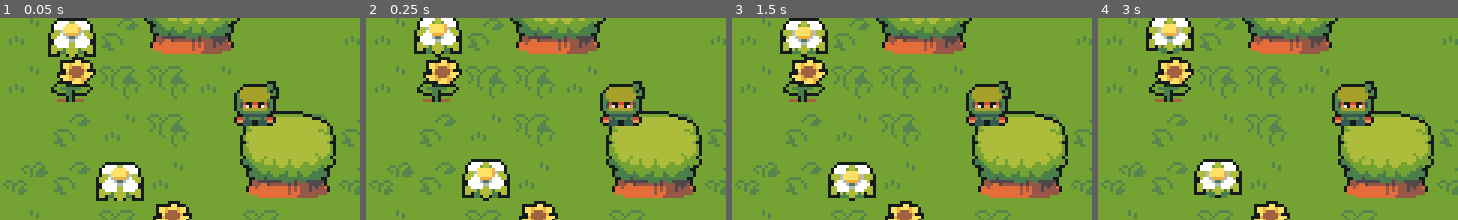
Above: before the commit, frames 1-4 (left to right).
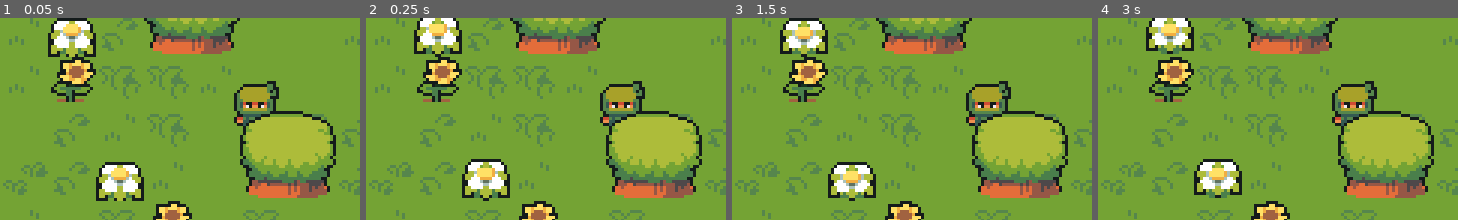
Above: after the commit, the same moments.

Repository: Fcatilizer/ARPG
Game: Godot game, scene res://scenes/world.tscn
The game is run twice, just before and just after one commit, with the same random seed, the same clock (stepped at 60 frames per second) and the same inputs.
Inputs:
- Up to frame 1 (0.05 s): no input
- Up to frame 2 (0.25 s): no input
- Up to frame 3 (1.5 s): no input
- Up to frame 4 (3 s): no input
The pictures show only the part of the screen within x 0-50%, y 38-88%; the shares and areas given below are measured in that part.

The runs differ from the first frame. In frame 1, 0.3% of the frame differs, in the area x 68-77%, y 47-54%; in frame 2, 0.3%; in frame 3, 0.3%; in frame 4, 0.3%.

Commit message:
players animation with trees

Diff:
--- a/player/player.tscn
+++ b/player/player.tscn
@@ -128,6 +128,8 @@
 }
 
 [node name="Player" type="CharacterBody2D"]
+z_index = 1
+y_sort_enabled = true
 texture_filter = 1
 script = SubResource("GDScript_7ykb8")
 
--- a/scenes/world.tscn
+++ b/scenes/world.tscn
@@ -867,6 +867,7 @@
 [node name="World" type="Node2D"]
 
 [node name="TileMap" type="TileMap" parent="."]
+y_sort_enabled = true
 tile_set = SubResource("TileSet_pel3v")
 format = 2
 layer_0/name = "ground"
@@ -874,7 +875,9 @@
 layer_1/name = "foilage"
 layer_1/tile_data = PackedInt32Array(458755, 1, 11, 262145, 1, 11, 196621, 1, 11, 65540, 1, 11, 196609, 3, 0, 393218, 3, 0, 131085, 3, 0, 458761, 3, 0, 8, 3, 0)
 layer_2/name = "trees"
+layer_2/y_sort_enabled = true
+layer_2/z_index = 1
 layer_2/tile_data = PackedInt32Array(393221, 1, 0, 196611, 1, 0, 65545, 1, 0, 524299, 1, 0)
 
-[node name="Player" parent="." instance=ExtResource("1_ocdpo")]
+[node name="Player" parent="TileMap" instance=ExtResource("1_ocdpo")]
 position = Vector2(85, 79)
